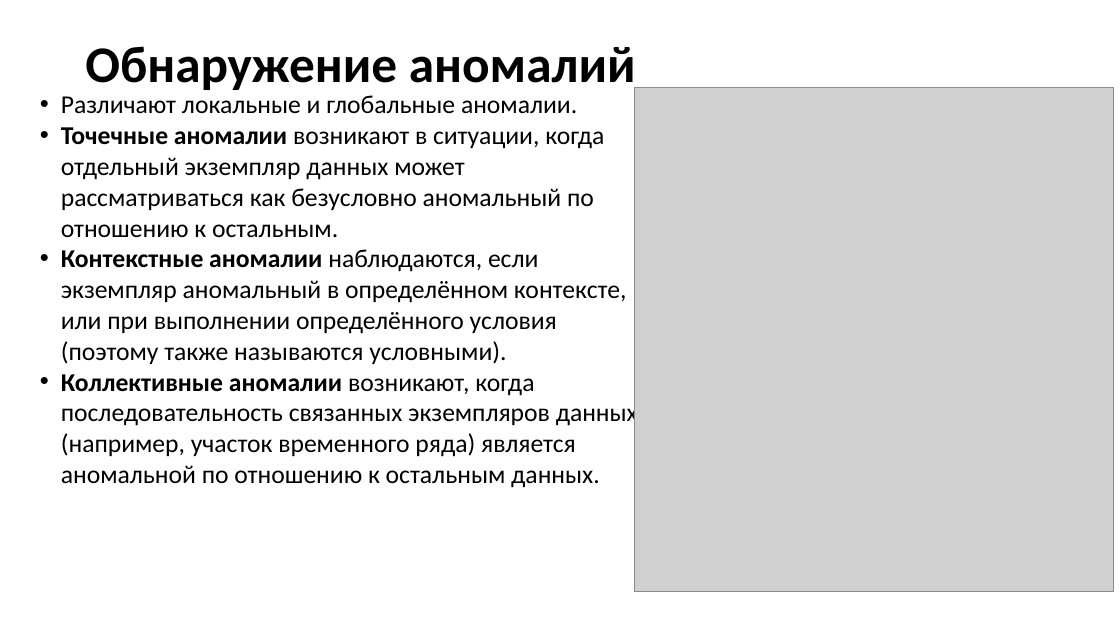
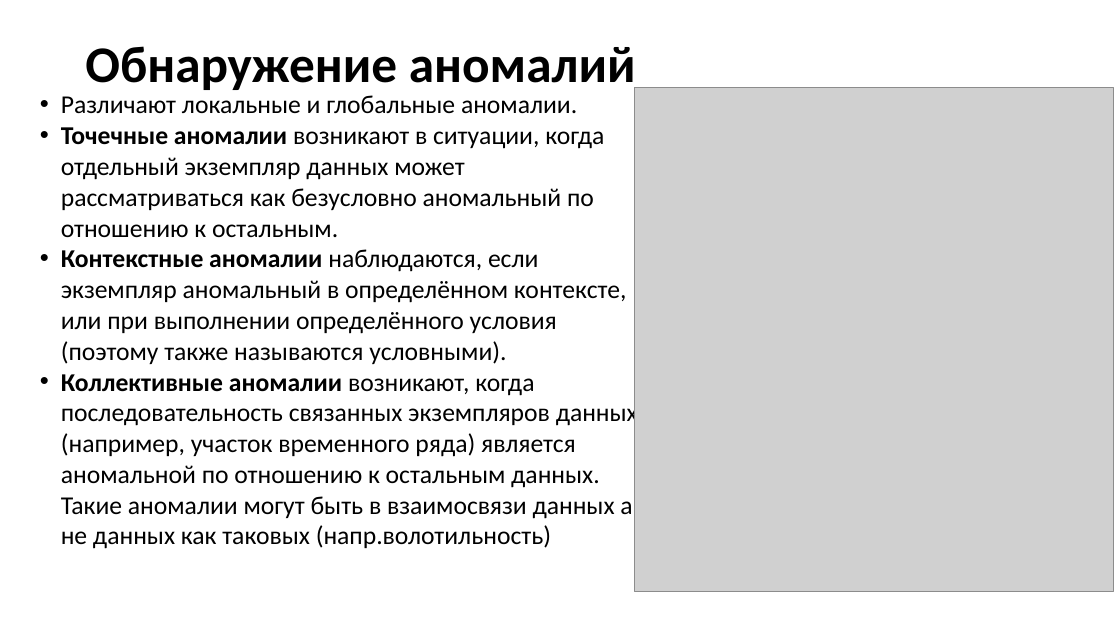
Before and after one commit to MVRonkin/TimeSeriesCourse, a slide deck: slide 7 of 2024/Lec/Юнит 20 - Обнаружение аномалий.pptx. Drawn at 1120x630 pixels with LibreOffice and Linux fonts; fonts in the diff are those of the drawing; grey boxes stand for pictures. Boxes give left, top, right and bottom in pixels: in the first picture for what was removed or moved away, otherwise in the second. Text is boxed around its words. In the diff, an @@ line names an element or a change of style, - is before the commit and + after.

```diff
--- a/2024/Lec/Юнит 20 - Обнаружение аномалий.pptx
+++ b/2024/Lec/Юнит 20 - Обнаружение аномалий.pptx
@@ text at box(61, 374, 638, 549): text changed @@
-• Коллективные аномалии возникают, когда последовательность связанных экземпляров данных (например, участок временного ряда) является аномальной по отношению к остальным данных.
+• Коллективные аномалии возникают, когда последовательность связанных экземпляров данных (например, участок временного ряда) является аномальной по отношению к остальным данных. Такие аномалии могут быть в взаимосвязи данных а не данных как таковых (напр.волотильность)
```
Also in this commit, not shown: 10 other slides changed, 16 other files.
